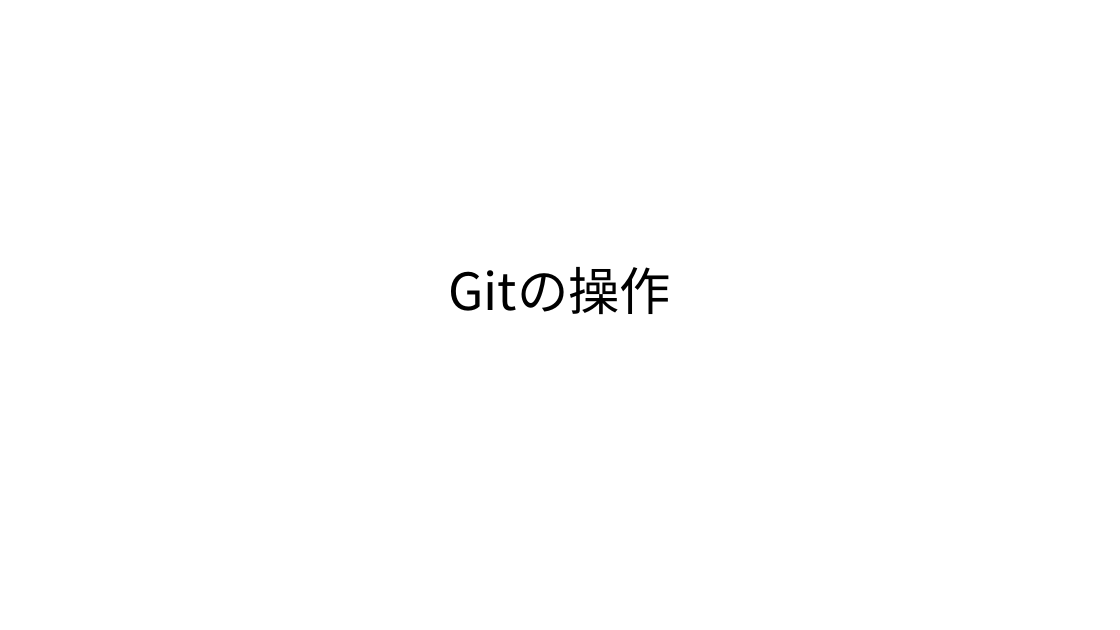
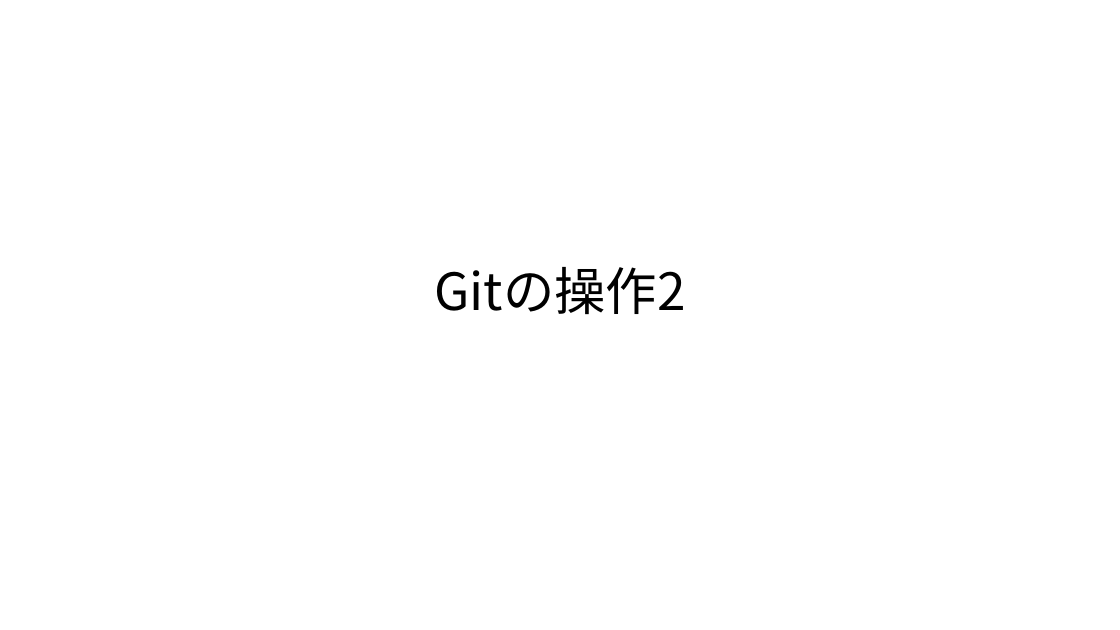
Before and after one commit to syalpon/master, a slide deck: slide 13 of git.pptx. Drawn at 1120x630 pixels with LibreOffice and Linux fonts; fonts in the diff are those of the drawing. Boxes give left, top, right and bottom in pixels: in the first picture for what was removed or moved away, otherwise in the second. Text is boxed around its words. In the diff, an @@ line names an element or a change of style, - is before the commit and + after.

```diff
--- a/git.pptx
+++ b/git.pptx
@@ text at <box>434,267,686,314</box>: text changed @@
-Gitの操作
+Gitの操作2
```
Also in this commit, not shown: 1 other slide changed.
